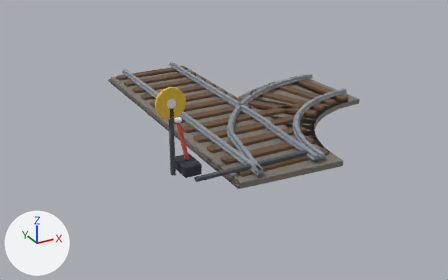
Before and after pictures for a commit that changed the glTF model export/rail_aiguillage_d_devie.glb.
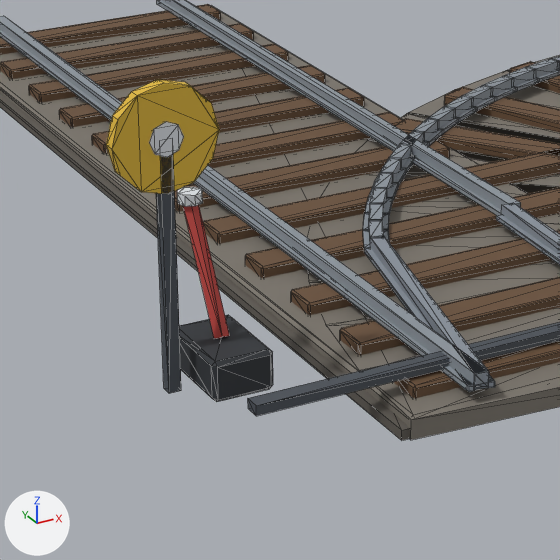
There are two pictures of each version: one whole from a 50 mm camera at (-2.64, -5.17, 2.27) aimed at (0.03, -0.3, -0.16), one close up on the part from 28% to 63% of the width and 23% to 80% of the height. Arrows for +X, +Y and +Z are at lower left; the lights stay in place. The first two pictures are the older version. The close-ups show mesh edges as thin lines. Vertices at exactly the same position are counted once.

Before the edit, the objects in view are built like this:
```python
me_rail_acier_010 = bpy.data.meshes.new('rail_acier.010')
me_rail_acier_010.from_pydata(...)  # 32 vertices, 48 faces; spans x -0.333..0.315, y -1.512..-0.693, z 0.082..0.122
me_rail_acier_010.materials.append(mat_acier)  # grey #8a929c
me_rail_acier_sombre_010 = bpy.data.meshes.new('rail_acier_sombre.010')
me_rail_acier_sombre_010.from_pydata(...)  # a box spanning x -0.8..0.3, y -1.395..-1.355, z 0.089..0.115; a box spanning x -0.89..-0.86, y -1.14..-1.11, z 0.052..0.652
me_rail_acier_sombre_010.materials.append(mat_acier_sombre)  # dark grey #4a5058
me_rail_blanc_010 = bpy.data.meshes.new('rail_blanc.010')
me_rail_blanc_010.from_pydata(...)  # an 8-sided cylinder along z spanning x -0.78..-0.72, y -1.005..-0.945, z 0.427..0.452; an 8-sided cylinder along y spanning x -0.915..-0.835, y -1.143..-1.107, z 0.612..0.692
me_rail_blanc_010.materials.append(mat_blanc)  # white #dfe3e8
me_rail_jaune_004 = bpy.data.meshes.new('rail_jaune.004')
me_rail_jaune_004.from_pydata(...)  # a 12-sided cylinder along y spanning x -1.0..-0.75, y -1.14..-1.11, z 0.527..0.777
me_rail_jaune_004.materials.append(mat_jaune)  # yellow #e0b83a
ob_rail_acier_008 = bpy.data.objects.new('rail_acier.008', me_rail_acier_010)
ob_rail_acier_008.location = (0.0, 0.0, 0.0)
ob_rail_acier_sombre_008 = bpy.data.objects.new('rail_acier_sombre.008', me_rail_acier_sombre_010)
ob_rail_acier_sombre_008.location = (0.0, 0.0, 0.0)
ob_rail_blanc_008 = bpy.data.objects.new('rail_blanc.008', me_rail_blanc_010)
ob_rail_blanc_008.location = (0.0, 0.0, 0.0)
ob_rail_jaune_004 = bpy.data.objects.new('rail_jaune.004', me_rail_jaune_004)
ob_rail_jaune_004.location = (0.0, 0.0, 0.0)
# also in view: 'rail_rouge.008' at (-0.75, -1.05, 0.29); 'rail_ballast.016' at (0.54, -0.03, 0.03); 'rail_rail.018' at (0.59, 0.0, 0.1); 'rail_traverse.018' at (0.52, 0.0, 0.06); 'rail_ballast_sombre.010' at (0.0, 0.0, 0.01)
```
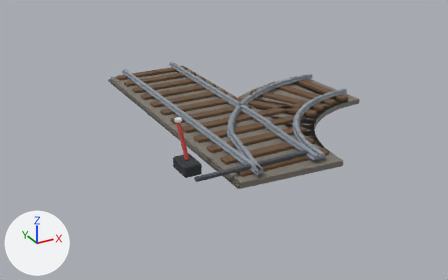
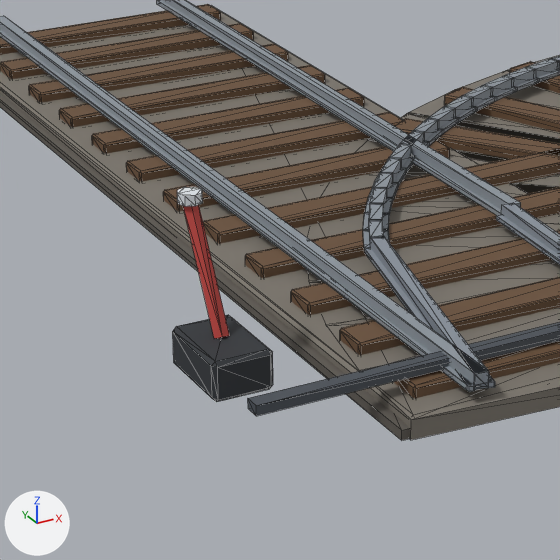
What changed in the scene script:
```text
Change me_rail_acier_sombre_010:
    used by ob_rail_acier_sombre_008; location = (0.0, 0.0, 0.0)
    remove me_rail_acier_sombre_010.from_pydata(...)  # 16 vertices, 24 faces; spans x -0.89..0.3, y -1.395..-1.11, z 0.052..0.652
    add me_rail_acier_sombre_010.from_pydata(...)  # 8 vertices, 12 faces; spans x -0.8..0.3, y -1.395..-1.355, z 0.089..0.115
    me_rail_acier_sombre_010 part 1: the loose piece of 8 vertices spanning x -0.89..-0.86, y -1.14..-1.11, z 0.052..0.652 is deleted
Change me_rail_blanc_010:
    used by ob_rail_blanc_008; location = (0.0, 0.0, 0.0)
    remove me_rail_blanc_010.from_pydata(...)  # 32 vertices, 56 faces; spans x -0.915..-0.72, y -1.143..-0.945, z 0.427..0.692
    add me_rail_blanc_010.from_pydata(...)  # 16 vertices, 28 faces; spans x -0.78..-0.72, y -1.005..-0.945, z 0.427..0.452
    me_rail_blanc_010 part 2: the loose piece of 16 vertices spanning x -0.915..-0.835, y -1.143..-1.107, z 0.612..0.692 is deleted
Remove ob_rail_jaune_004:
    ob_rail_jaune_004 = bpy.data.objects.new('rail_jaune.004', me_rail_jaune_004)
    ob_rail_jaune_004.location = (0.0, 0.0, 0.0)
```

Pixel boxes [x1, y1, x2, y2] of what changed, in the close-ups (560 x 560 px):
'rail_acier_sombre.008', reshaped
    before: [156, 154, 560, 416]
    after: [248, 322, 560, 416]
'rail_jaune.004', deleted (yellow)
    before: [106, 79, 219, 194]
'rail_blanc.008', reshaped
    before: [149, 122, 203, 207]
    after: [177, 187, 203, 207]
part 1 of me_rail_acier_sombre_010, deleted
    before: [156, 154, 181, 394]
part 2 of me_rail_blanc_010, deleted
    before: [149, 122, 184, 157]
